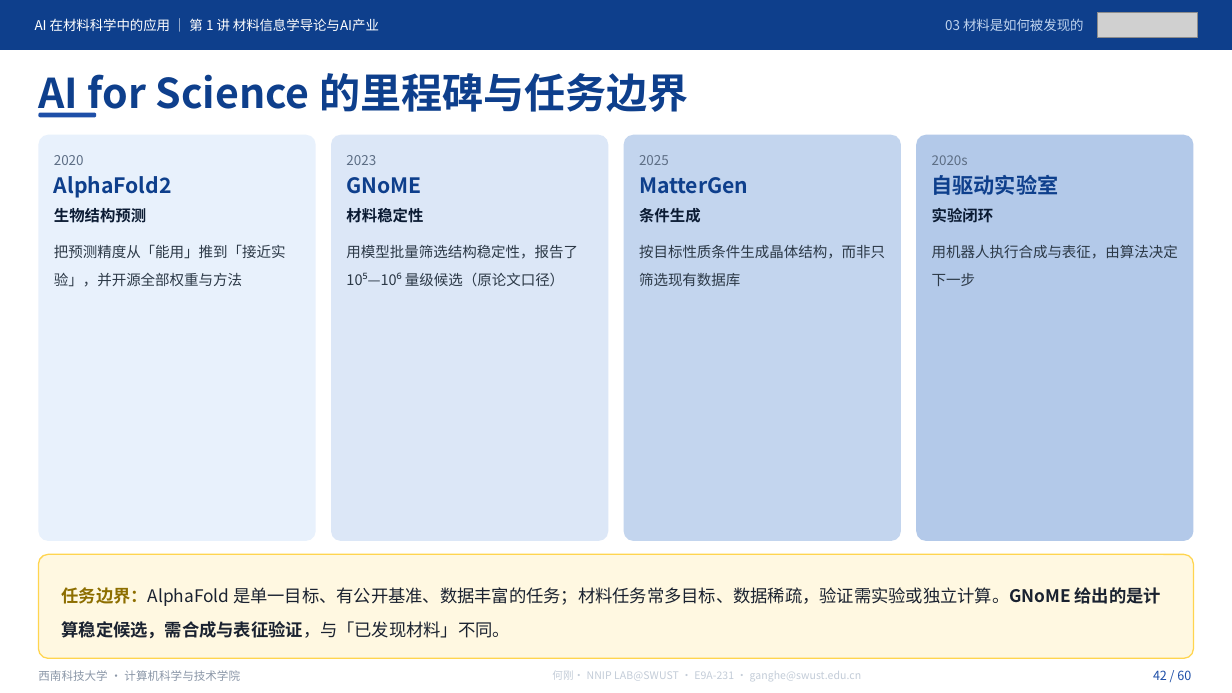
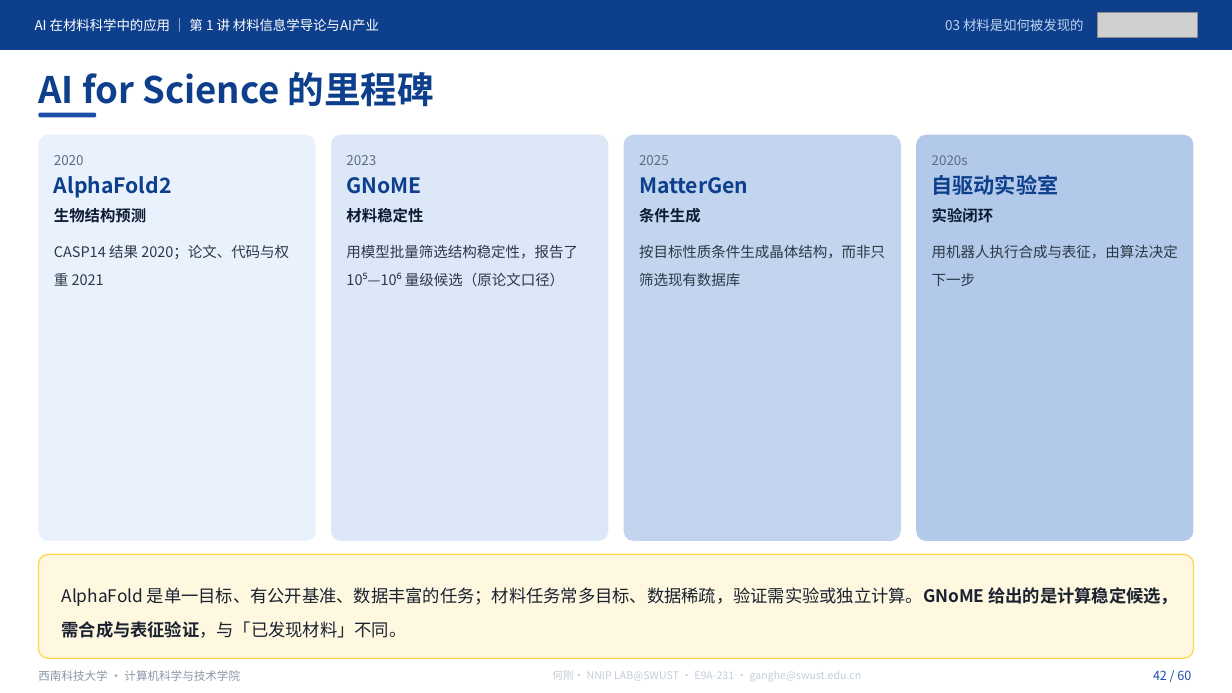
Before and after one commit to cosfrist/Applications-of-Artificial-Intelligence-in-Materials-Science-SWUST, a slide deck: slide 42 of lectures/01-材料信息学导论与AI产业/AI在材料科学中的应用-第1讲 材料信息学导论与AI产业-V5.pptx. Drawn at 1232x693 pixels with LibreOffice and Linux fonts; fonts in the diff are those of the drawing; grey boxes stand for pictures. Boxes give left, top, right and bottom in pixels: in the first picture for what was removed or moved away, otherwise in the second. Text is boxed around its words. In the diff, an @@ line names an element or a change of style, - is before the commit and + after.

Commit message:
课件更新：导论 / 第1讲手动修订，第2讲课件开放
导论（49 页，页数不变）
- 案例页统一加「概念示意（按文献重绘）」标注，区分示意与原文插图
- 证据边界收紧：火星制氧限定为地球实验室验证、尚未火星部署；
  Ti–Nb 标明为模拟应用而非新实验；弹性模量栏改为模型误差 MAE，
  不与材料模量值混同；不再宣称把可重复性写成目标函数
- P2 阅读导航补全 DOI 与 R1 第 1 章
- 新增逐页讲义、授课路线、SHA256 清单、课堂记录表（此前仓库只有课件）

第1讲（60 页，页数不变）
- 新增 8 张配图（约 1.9 MB），移除 2 张重复素材
- 科学表述修订：MGI 定位改为计算—数据—实验基础设施而非术语起点；
  Hall–Petch 斜率写明为经验拟合参数；P12 图注明「教学合成数据」
- P1 加课程仓库地址；P3 改为本讲预期目标，删去 90 分钟路线页内表
- code/ 补齐 运行预检-V5.py 与两份 README

第2讲（60 页）
- 首次发布课件；讲义、代码与表单仍待整讲验收后开放

校验
- 导论 SHA256 清单 6/6、第1讲 13/13 逐字节复算通过
- 顶层 README 发布状态同步；第 2 讲转为课件已发布

```diff
--- a/lectures/01-材料信息学导论与AI产业/AI在材料科学中的应用-第1讲 材料信息学导论与AI产业-V5.pptx
+++ b/lectures/01-材料信息学导论与AI产业/AI在材料科学中的应用-第1讲 材料信息学导论与AI产业-V5.pptx
@@ text at [38, 72, 434, 113]: text changed; size 32 to 28.5 pt @@
-AI for Science 的里程碑与任务边界
+AI for Science 的里程碑
@@ text at [54, 245, 289, 286]: text changed @@
-把预测精度从「能用」推到「接近实验」，并开源全部权重与方法
+CASP14 结果 2020；论文、代码与权重 2021
@@ text at [62, 587, 1178, 638]: text changed @@
-任务边界：AlphaFold 是单一目标、有公开基准、数据丰富的任务；材料任务常多目标、数据稀疏，验证需实验或独立计算。GNoME 给出的是计算稳定候选，需合成与表征验证，与「已发现材料」不同。
+AlphaFold 是单一目标、有公开基准、数据丰富的任务；材料任务常多目标、数据稀疏，验证需实验或独立计算。GNoME 给出的是计算稳定候选，需合成与表征验证，与「已发现材料」不同。
```
Also in this commit, not shown: 55 other slides changed, 20 other files.
